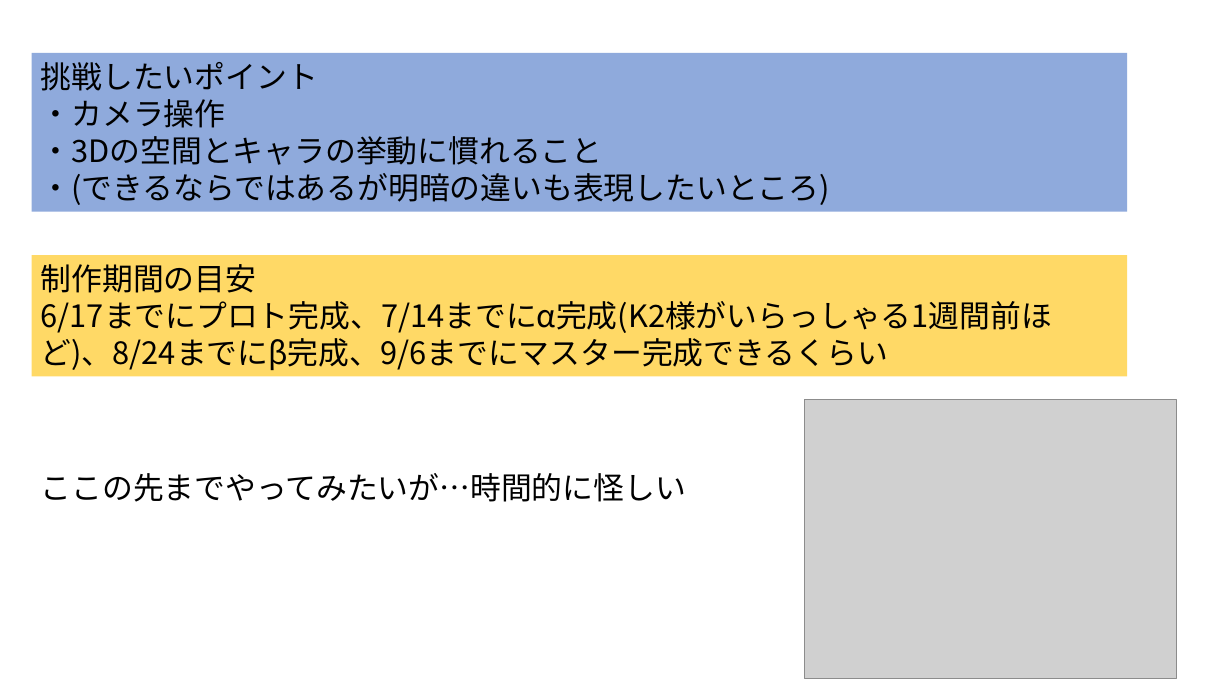
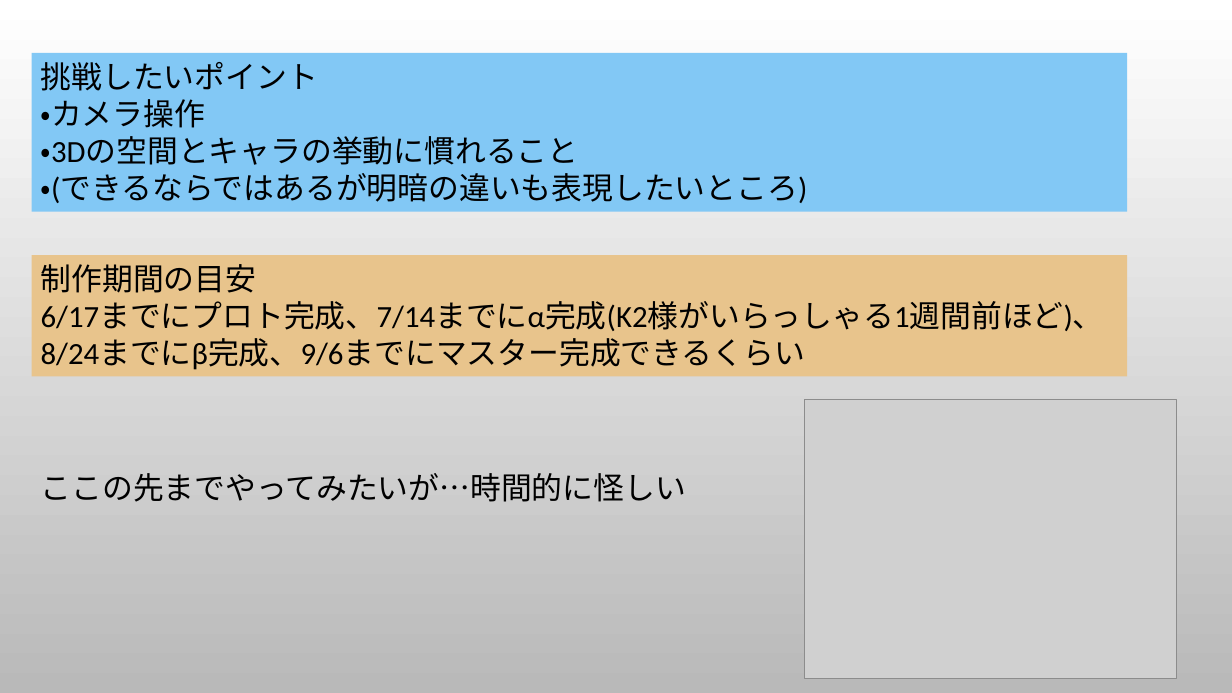
Before and after one commit to Kyea2500/Ando_3DGame, a slide deck: slide 7 of 企画書_Untitle.pptx (slide 3 before the commit). Drawn at 1232x693 pixels with LibreOffice and Linux fonts; fonts in the diff are those of the drawing; grey boxes stand for pictures; background and template pictures are left out. Boxes give left, top, right and bottom in pixels: in the first picture for what was removed or moved away, otherwise in the second. Text is boxed around its words. In the diff, an @@ line names an element or a change of style, - is before the commit and + after.

```diff
--- a/企画書_Untitle.pptx
+++ b/企画書_Untitle.pptx
@@ background #FFFFFF to picture (left out) @@
@@ rectangle "挑戦したいポイント" at (x1=31, y1=53, x2=1128, y2=212): font Noto Sans CJK JP to Calibri; fill #8FAADC to #82C8F5 @@
@@ rectangle "制作期間の目安" at (x1=31, y1=255, x2=1128, y2=376): font Noto Sans CJK JP to Calibri; fill #FFD966 to #E8C48C @@
@@ text "ここの先までやってみたいが…時間的に怪しい" at (x1=41, y1=473, x2=686, y2=502): font Noto Sans CJK JP to Calibri @@
```
Also in this commit, not shown: 2 other slides changed, 4 slides added.
